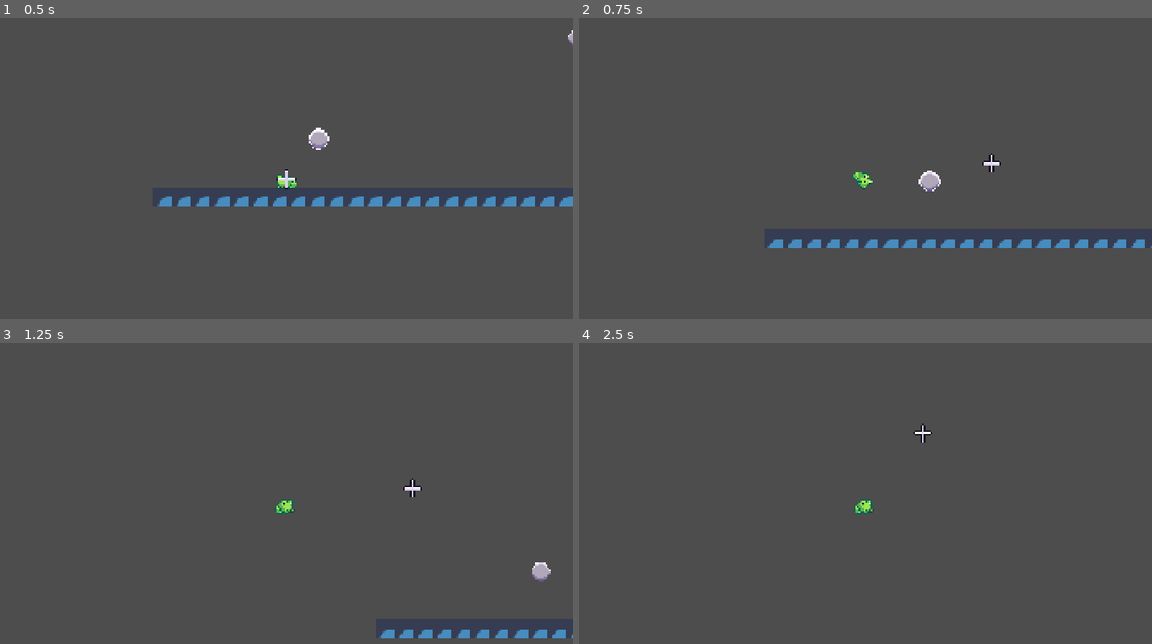
Above: before the commit, frames 1-4 (two rows, left to right).
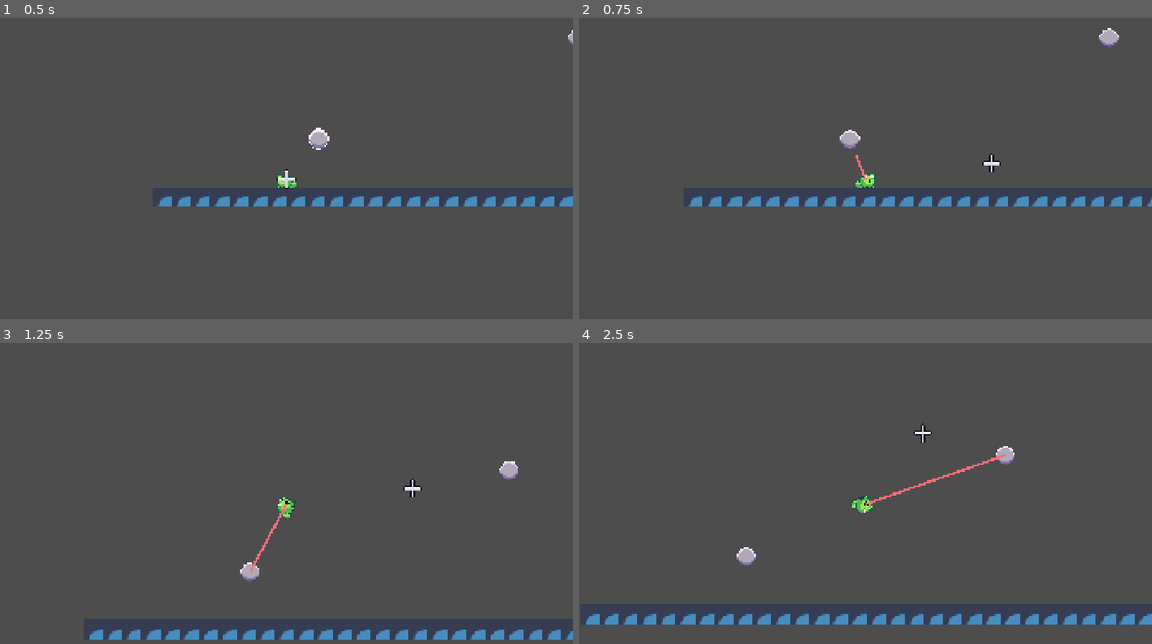
Above: after the commit, the same moments.

Repository: MadAvidCoder/Spin-phibian
Game: Godot game, scene res://scenes/main.tscn
Same seed, same stepped clock (60 frames per second), same inputs: the game is played once before the commit and once after it. The engine's default icon, where the game draws it, is replaced by a stand-in: a white triangle on a blue panel in a dark square.
Inputs (mouse positions are in pixels of both pictures, inside the frame that each line leads up to):
- Up to frame 1 (0.5 s): no input
- Up to frame 2 (0.75 s): tap Enter at 0.5 s; move the mouse to (991, 162) at 0.52 s; hold D (right) from 0.53 s (still down); click (991, 162) at 0.6 s
- Up to frame 3 (1.25 s): keep holding D (right)
- Up to frame 4 (2.5 s): move the mouse to (750, 520) at 1.27 s; click (750, 520) at 1.35 s; move the mouse to (922, 433) at 2.02 s; release D (right) at 2.03 s; hold A (left) from 2.03 s (still down); click (922, 433) at 2.1 s

Frame 1 is identical in both runs. In frame 2, 3.6% of the frame differs, in the area x 19-100%, y 3-77%; in frame 3, 2.4%; in frame 4, 2.9%.

Commit message:
Tween Tongue Added tweening to animate the tongue

Diff:
--- a/src/scenes/tongue.gd
+++ b/src/scenes/tongue.gd
@@ -2,20 +2,32 @@
 
 @onready var frog: CharacterBody2D = $".."
 
-# Called when the node enters the scene tree for the first time.
-func _ready() -> void:
-	pass # Replace with function body.
+@export var tongue_extend_time: float = 0.18
+@export var tongue_retract_time: float = 0.1
 
+var tongue_progress: float = 0.0
 
-# Called every frame. 'delta' is the elapsed time since the previous frame.
 func _process(delta: float) -> void:
 	queue_redraw()
 
+func extend(x):
+	tongue_progress = 0.0
+	var tween = create_tween()
+	tween.tween_property(self, "tongue_progress", 1.0, 0.2)
+	tween.set_ease(Tween.EASE_OUT)
+	tween.tween_callback(x)
+
+func retract(x):
+	var tween = create_tween()
+	tween.set_ease(Tween.EASE_IN)
+	tween.tween_property(self, "tongue_progress", 0.0, tongue_retract_time)
+	tween.tween_callback(x)
+
 func _draw() -> void:
-	if frog.state == frog.States.GRAPPLED:
+	if tongue_progress != 0.0:
 		draw_line(
 			Vector2.ZERO,
-			to_local(frog.anchor.global_position),
+			to_local(frog.anchor.global_position) * tongue_progress,
 			Color("fa6e79"),
-			1.0
+			2.0
 		)
--- a/src/scripts/frog.gd
+++ b/src/scripts/frog.gd
@@ -17,7 +17,6 @@
 @export var radial_tolerance: float = 5
 var angle: float = 0.0
 
-
 var anchor: Anchor
 
 @export_category("Platforming")
@@ -25,6 +24,7 @@
 
 const SPEED: float = 200
 @onready var sprite: AnimatedSprite2D = $Sprite
+@onready var tongue: Node2D = $Tongue
 
 func _physics_process(delta: float) -> void:
 	process_state(delta)
@@ -34,7 +34,8 @@
 	if state == States.GROUND or state == States.AIR:
 		if targ_anchor.global_position.distance_to(global_position) <= pull_dist:
 			anchor = targ_anchor
-			change_state(States.GRAPPLED)
+			sprite.play("grapple")
+			tongue.extend(func(): change_state(States.GRAPPLED))
 
 func on_anchor_released():
 	if state == States.GRAPPLED:
@@ -53,9 +54,6 @@
 		States.GROUND:
 			sprite.play("idle")
 
-		States.GRAPPLED:
-			sprite.play("grapple")
-
 func exit_state():
 	match state:
 		States.AIR:
@@ -65,15 +63,14 @@
 			tween.set_ease(Tween.EASE_OUT)
 			tween.set_trans(Tween.TRANS_BACK)
 			tween.tween_property(sprite, "rotation", 0.0, 0.4)
+			tongue.retract(func(): sprite.play_backwards("grapple"))
 
 func process_state(delta: float):
-
 	match state:
 		States.AIR:
 			velocity += gravity * delta
 			if is_on_floor():
 				change_state(States.GROUND)
-
 
 		States.GROUND:
 			var input_direction = Input.get_axis("left", "right")
